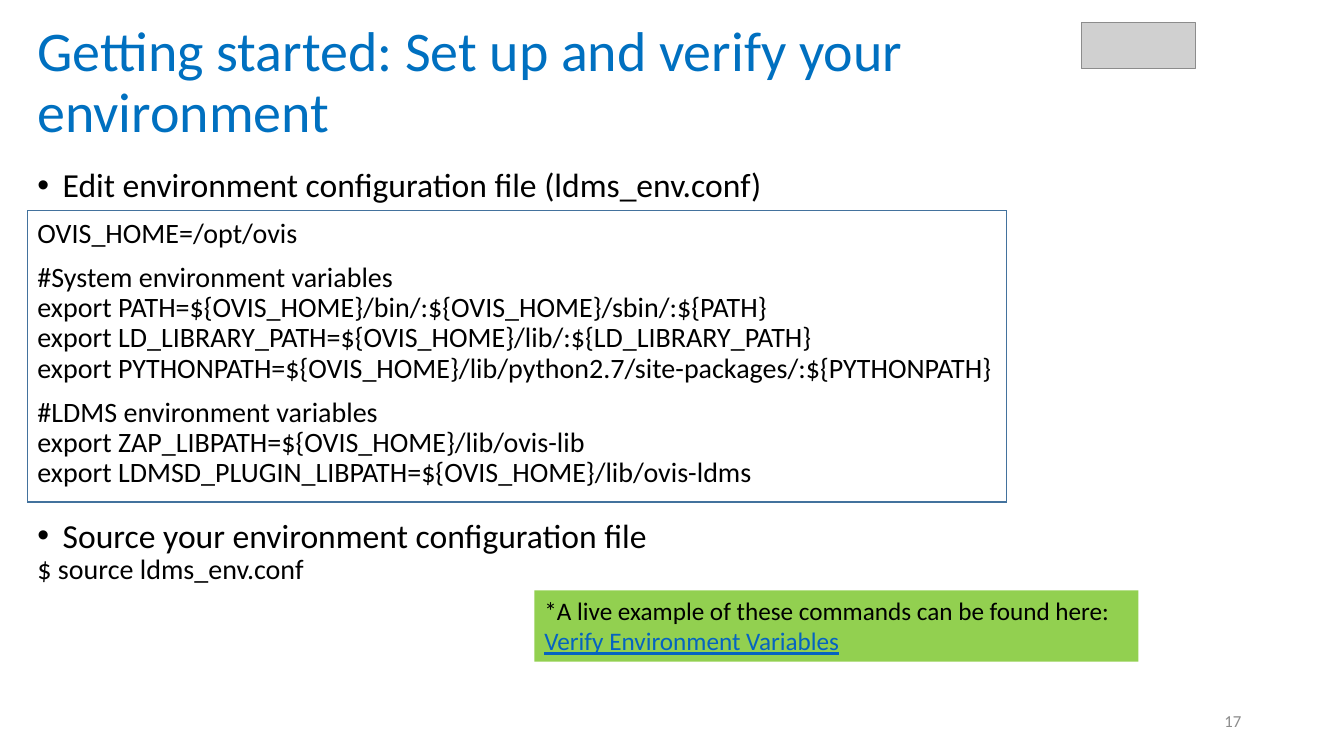
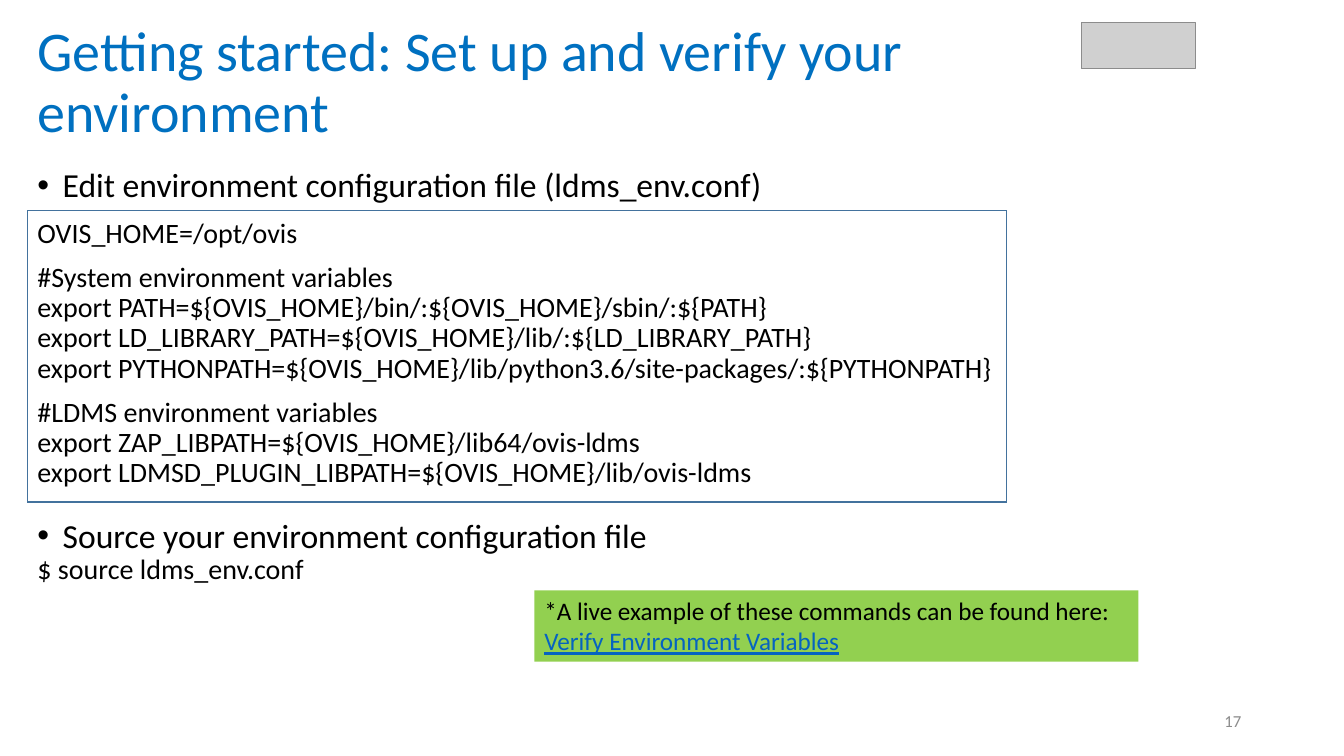
Before and after one commit to Snell1224/OVIS-Tutorial, a slide deck: slide 17 of FY20/LDMS_v4_basics_tutorial-github_links.pptx. Drawn at 1344x756 pixels with LibreOffice and Linux fonts; fonts in the diff are those of the drawing; grey boxes stand for pictures; background and template pictures are left out. Boxes give left, top, right and bottom in pixels: in the first picture for what was removed or moved away, otherwise in the second. Text is boxed around its words. In the diff, an @@ line names an element or a change of style, - is before the commit and + after.

```diff
--- a/FY20/LDMS_v4_basics_tutorial-github_links.pptx
+++ b/FY20/LDMS_v4_basics_tutorial-github_links.pptx
@@ text at <box>37,357,991,383</box>: text changed @@
-export PYTHONPATH=${OVIS_HOME}/lib/python2.7/site-packages/:${PYTHONPATH}
+export PYTHONPATH=${OVIS_HOME}/lib/python3.6/site-packages/:${PYTHONPATH}
@@ text at <box>37,431,640,457</box>: text changed @@
-export ZAP_LIBPATH=${OVIS_HOME}/lib/ovis-lib
+export ZAP_LIBPATH=${OVIS_HOME}/lib64/ovis-ldms
```
